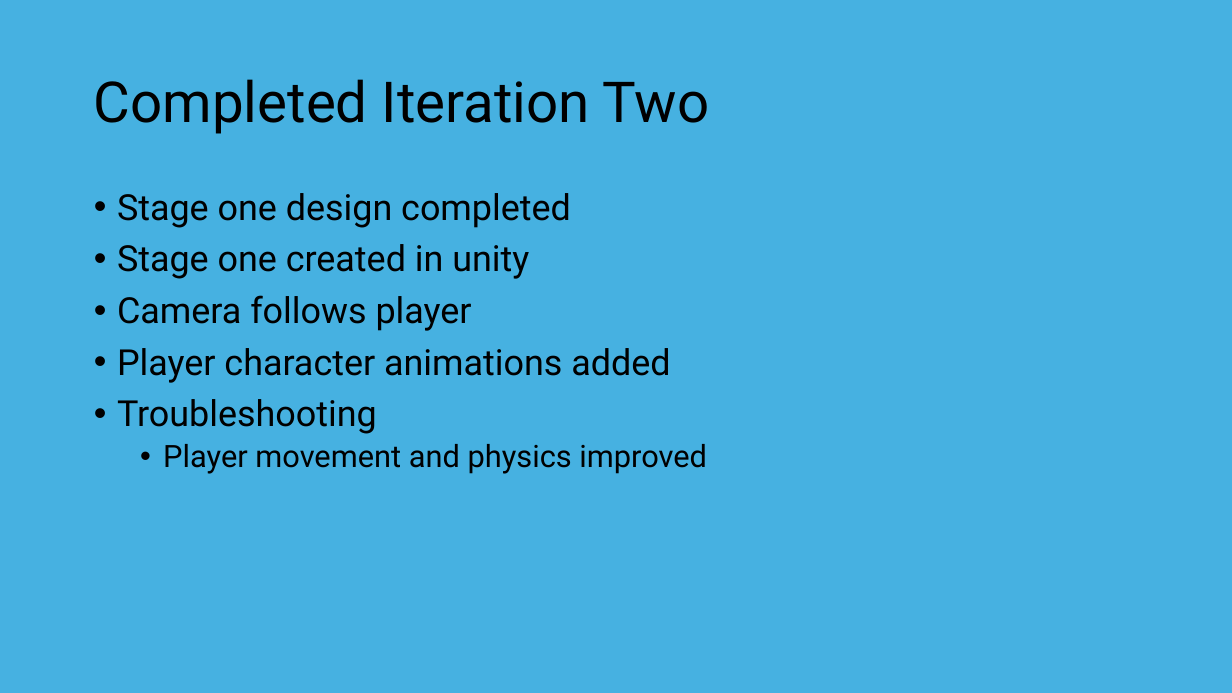
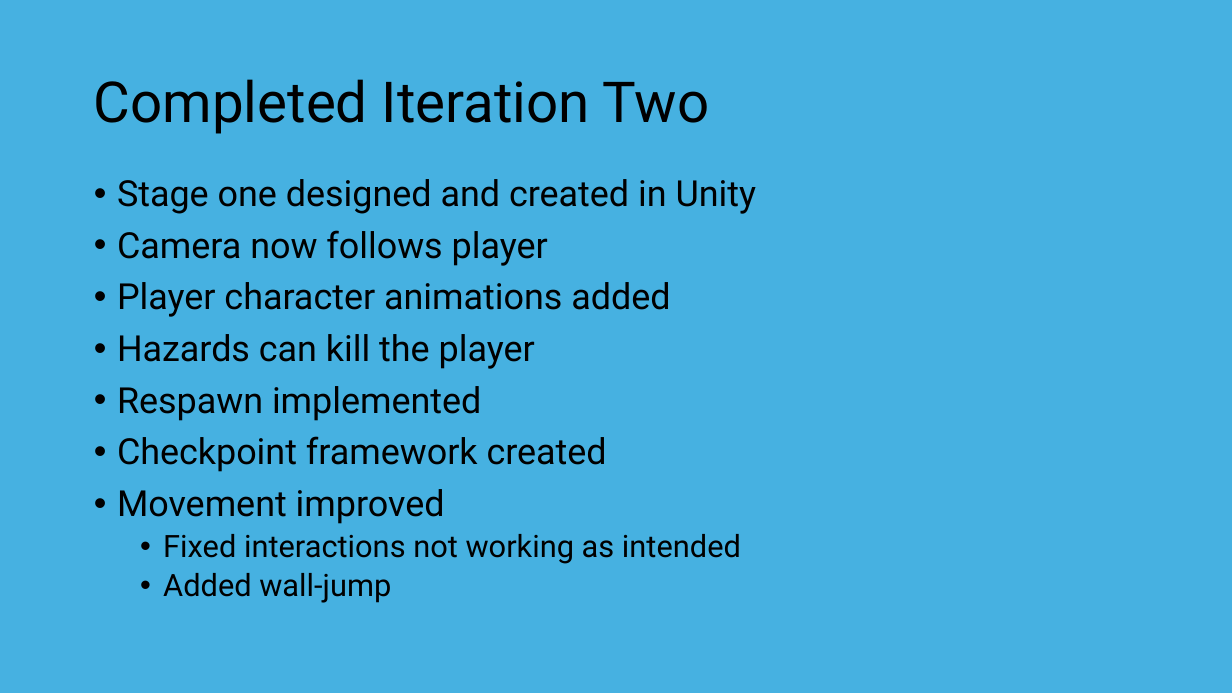
Before and after one commit to zacMadison/project_3-TBD, a slide deck: slide 5 of Week Two Iteration/Presentation/week-two-presentation-teamtbd.pptx. Drawn at 1232x693 pixels with LibreOffice and Linux fonts; fonts in the diff are those of the drawing. Boxes give left, top, right and bottom in pixels: in the first picture for what was removed or moved away, otherwise in the second. Text is boxed around its words. In the diff, an @@ line names an element or a change of style, - is before the commit and + after.

Commit message:
updated presentation

```diff
--- a/Week Two Iteration/Presentation/week-two-presentation-teamtbd.pptx
+++ b/Week Two Iteration/Presentation/week-two-presentation-teamtbd.pptx
@@ text "Stage one designed and created ...": place and size @@
-text "Stage one designed and created ..." at (117, 193, 707, 474)
+text "Stage one designed and created ..." at (117, 179, 757, 603)
@@ text at (117, 179, 757, 266): text changed @@
-• Stage one design completed
-• Stage one created in unity
-• Camera follows player
+• Stage one designed and created in Unity
+• Camera now follows player
@@ text at (117, 334, 741, 603): text changed; size 24 to 28 pt @@
-• Troubleshooting
-  • Player movement and physics improved
+• Hazards can kill the player
+• Respawn implemented
+• Checkpoint framework created
+• Movement improved
+  • Fixed interactions not working as intended
+  • Added wall-jump
```
Also in this commit, not shown: 1 other slide changed.
